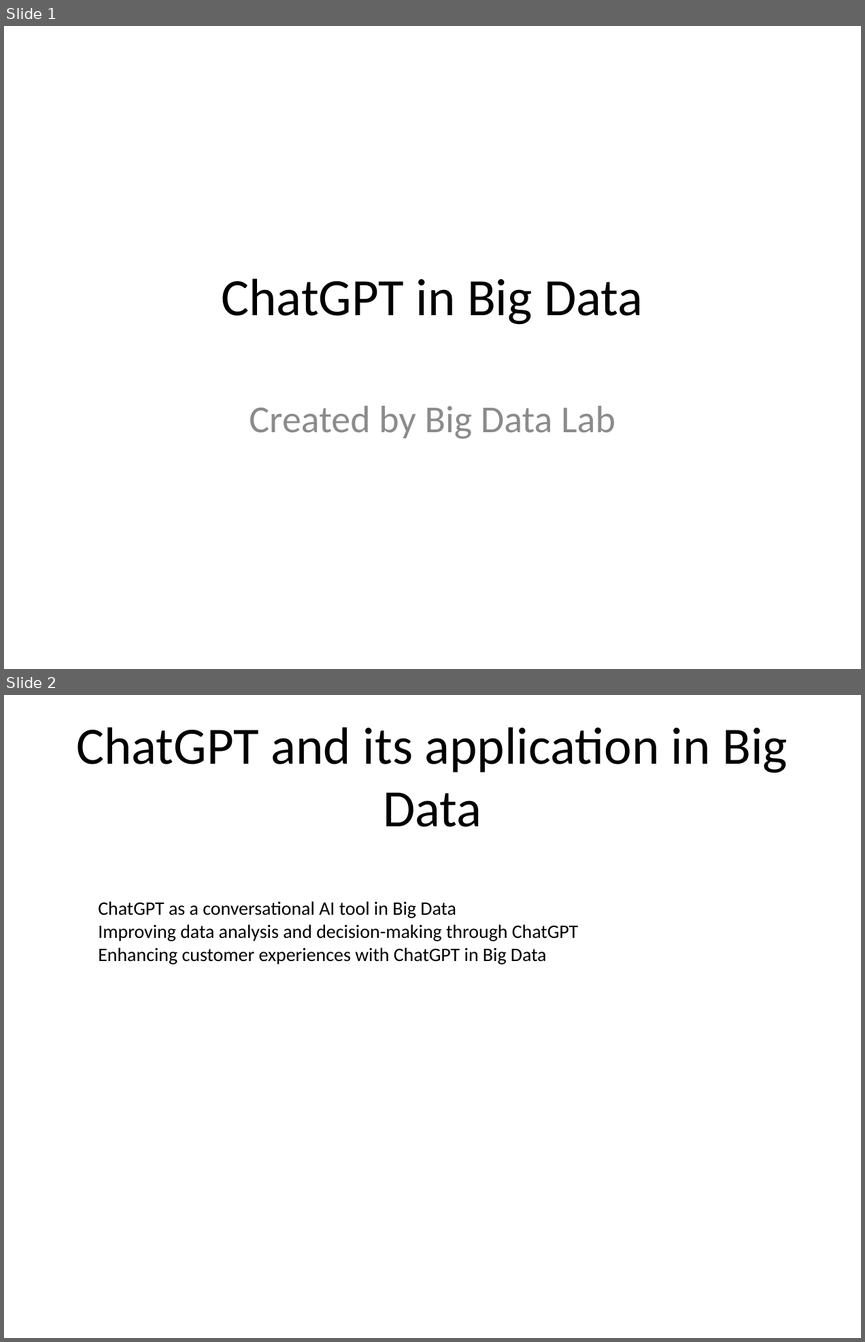
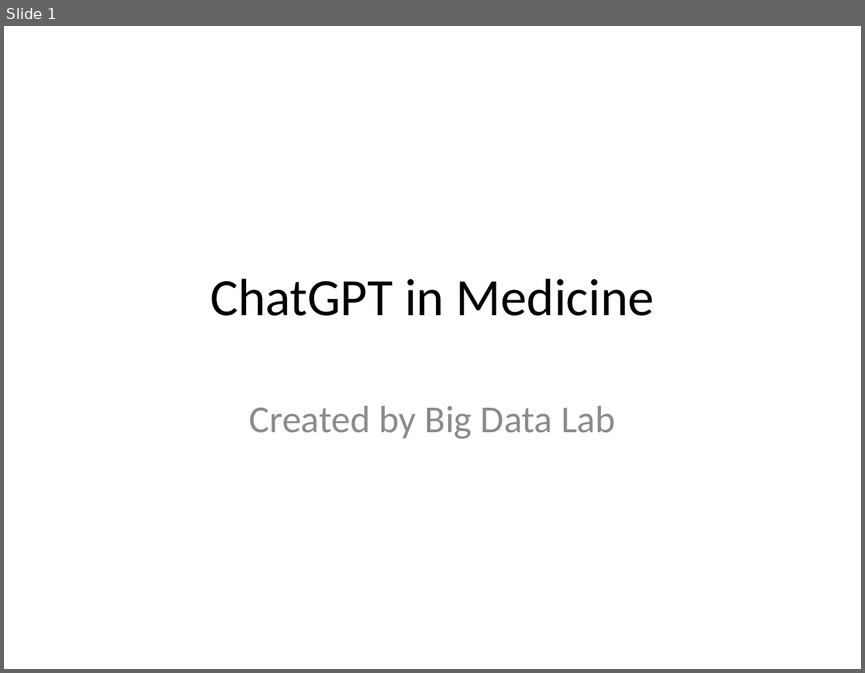
Before and after one commit to bithabib/create_ppt_using_chatgpt, a slide deck: First_presentation.pptx. Shown one above the other, each under a label of ours: slides 1 and 2 before the commit, slide 1 after it. The pictures are 865x1342 and 865x673 pixels, drawn with LibreOffice and Linux fonts; fonts in the diff are those of the drawing. Boxes give left, top, right and bottom in pixels: in the first picture for what was removed or moved away, otherwise in the second. Text is boxed around its words. In the diff, an @@ line names an element or a change of style, - is before the commit and + after.

```diff
--- a/First_presentation.pptx
+++ b/First_presentation.pptx
@@ slide 2 removed at bbox=[4, 695, 861, 1338], background #FFFFFF @@
@@ title removed at bbox=[76, 727, 787, 827] @@
-ChatGPT and its application in Big Data
@@ text removed at bbox=[98, 901, 578, 964] @@
-ChatGPT as a conversational AI tool in Big Data
-Improving data analysis and decision-making through ChatGPT
-Enhancing customer experiences with ChatGPT in Big Data
@@ slide 1 changed as well @@
@@ title at bbox=[210, 278, 654, 316]: text changed @@
-ChatGPT in Big Data
+ChatGPT in Medicine
```
Also in this commit, not shown: 1 other slide changed, 3 slides added, 2 other slides removed, 1 other file.
